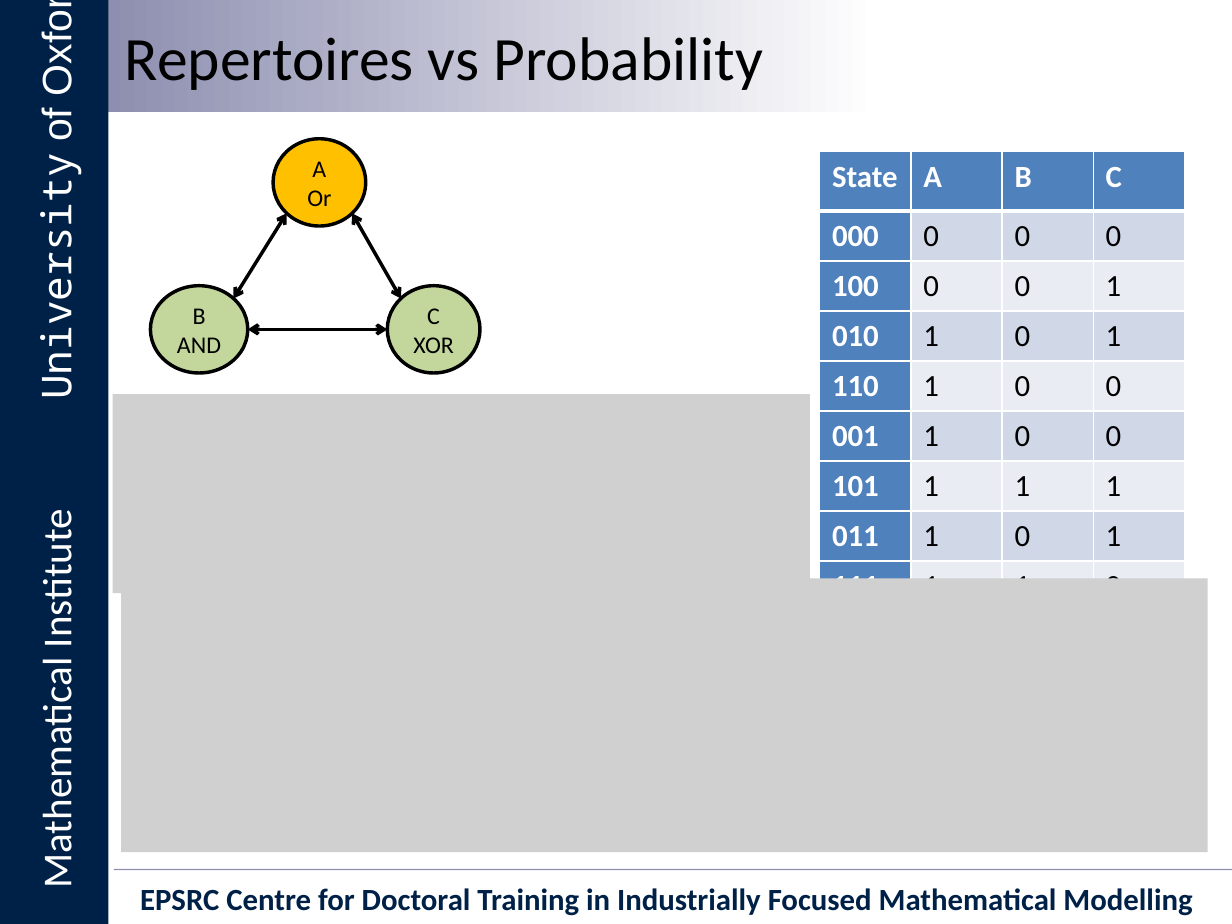
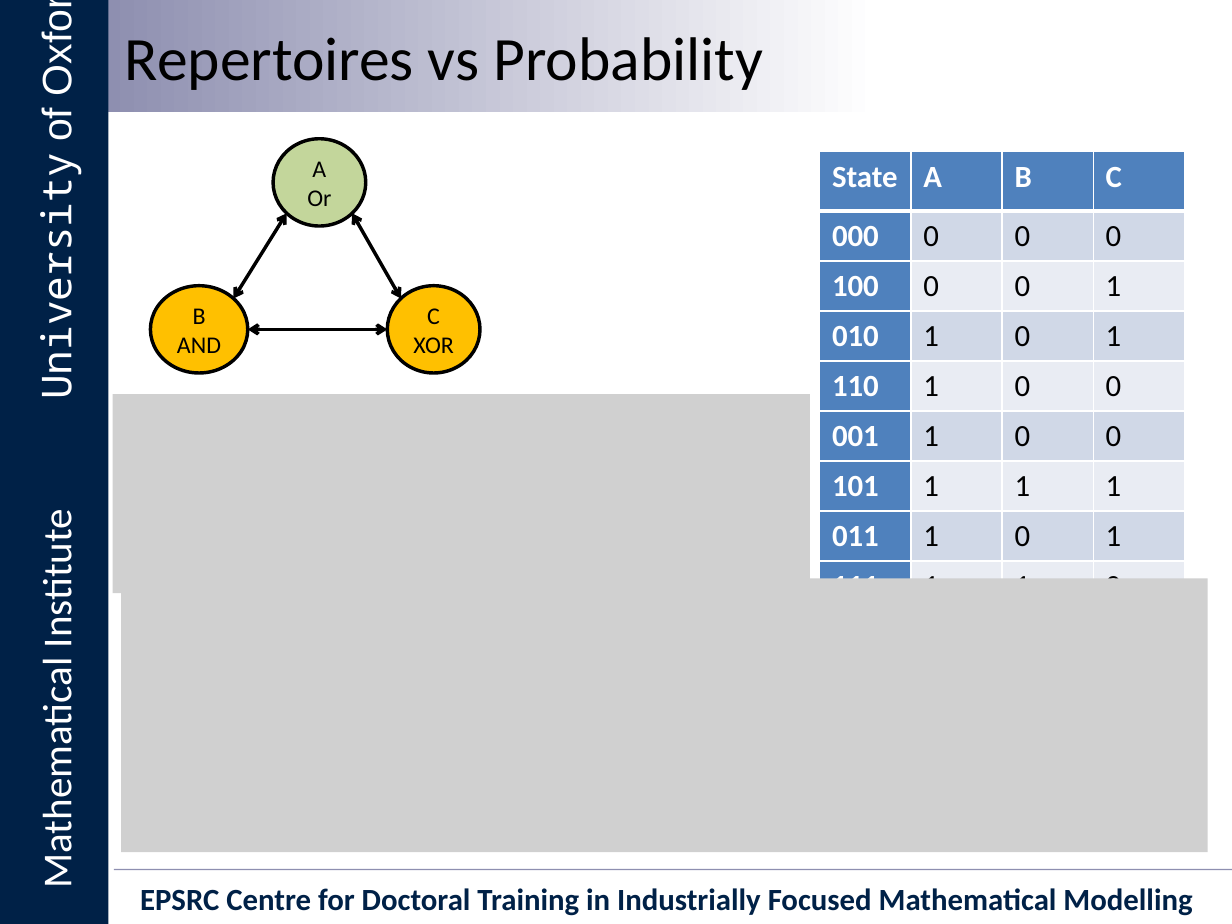
Before and after one commit to Ectheleon/IIT-Mini-Project, a slide deck: slide 20 of Writeup/Presentation/Integrated Information Theory for Organisational Consciousness.pptx. Drawn at 1232x924 pixels with LibreOffice and Linux fonts; fonts in the diff are those of the drawing; grey boxes stand for pictures; background and template pictures are left out. Boxes give left, top, right and bottom in pixels: in the first picture for what was removed or moved away, otherwise in the second. Text is boxed around its words. In the diff, an @@ line names an element or a change of style, - is before the commit and + after.

```diff
--- a/Writeup/Presentation/Integrated Information Theory for Organisational Consciousness.pptx
+++ b/Writeup/Presentation/Integrated Information Theory for Organisational Consciousness.pptx
@@ ellipse "A" at (274,139,366,227): fill #FFC000 to #C3D69B @@
@@ ellipse "B AND" at (150,286,248,373): fill #C3D69B to #FFC000 @@
@@ ellipse "C" at (387,286,479,373): fill #C3D69B to #FFC000 @@
```
Also in this commit, not shown: 3 other slides changed, 2 slides added, 1 slide removed.
